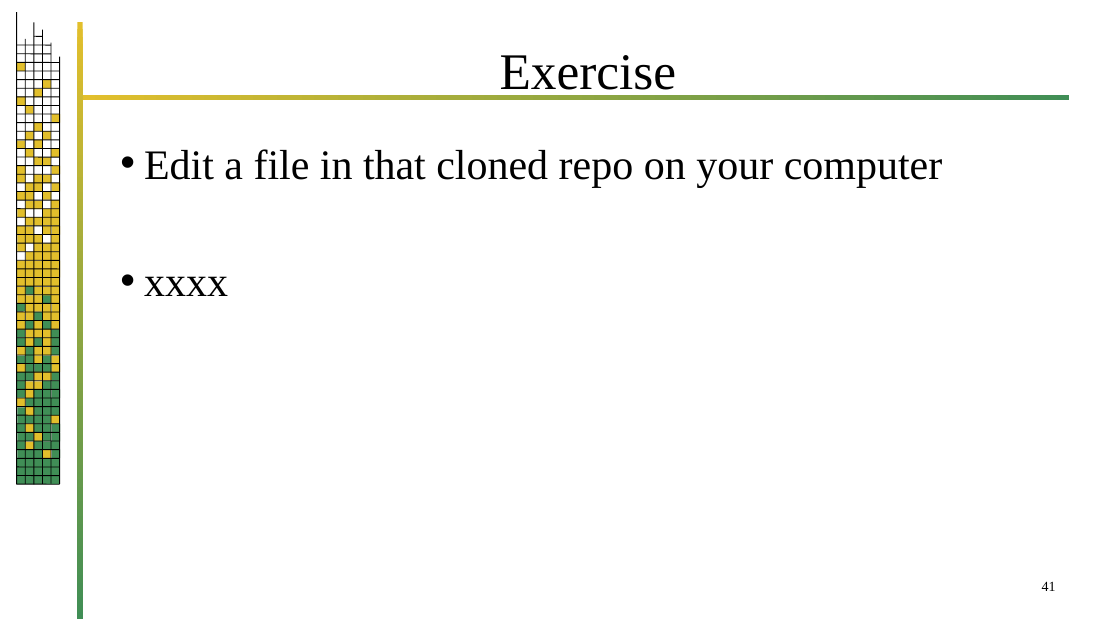
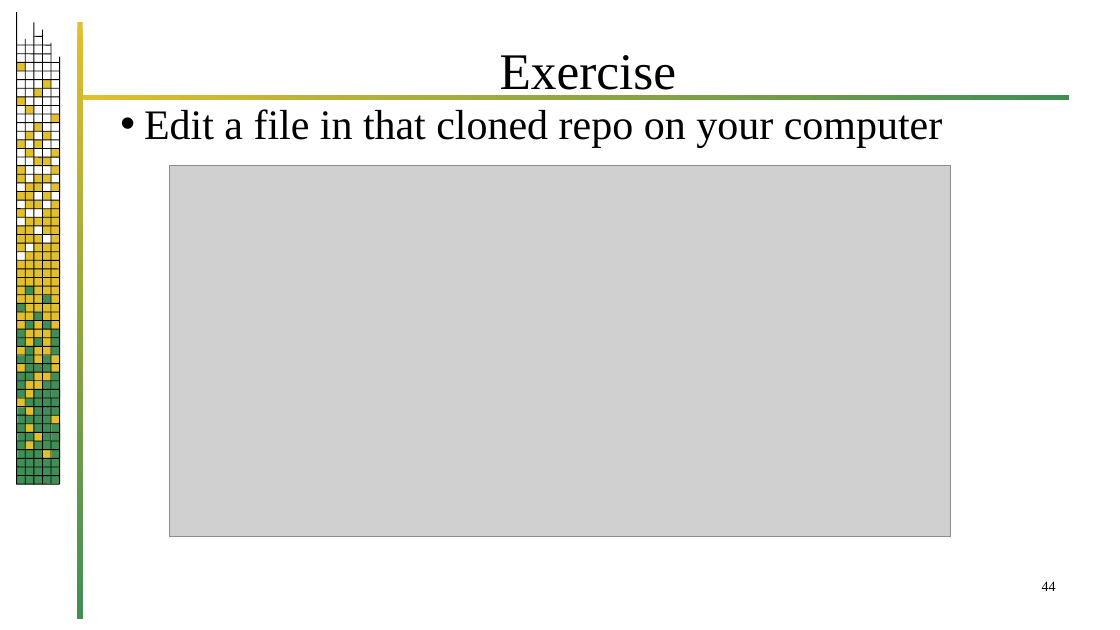
Before and after one commit to jrb28/git, a slide deck: slide 44 of 26bGit.pptx (slide 41 before the commit). Drawn at 1120x630 pixels with LibreOffice and Linux fonts; fonts in the diff are those of the drawing; grey boxes stand for pictures; background and template pictures are left out. Boxes give left, top, right and bottom in pixels: in the first picture for what was removed or moved away, otherwise in the second. Text is boxed around its words. In the diff, an @@ line names an element or a change of style, - is before the commit and + after.

```diff
--- a/26bGit.pptx
+++ b/26bGit.pptx
@@ text "Edit a file in that ...": place and size @@
-text "Edit a file in that ..." at <box>144,149,942,296</box>
+text "Edit a file in that ..." at <box>144,109,942,147</box>
@@ picture added at <box>170,166,951,537</box> @@
@@ text at <box>144,276,228,296</box>: paragraph removed @@
-• xxxx
@@ page number at <box>1042,581,1056,591</box>: text changed @@
-41
+44
```
Also in this commit, not shown: 3 other slides changed, 4 slides added.
